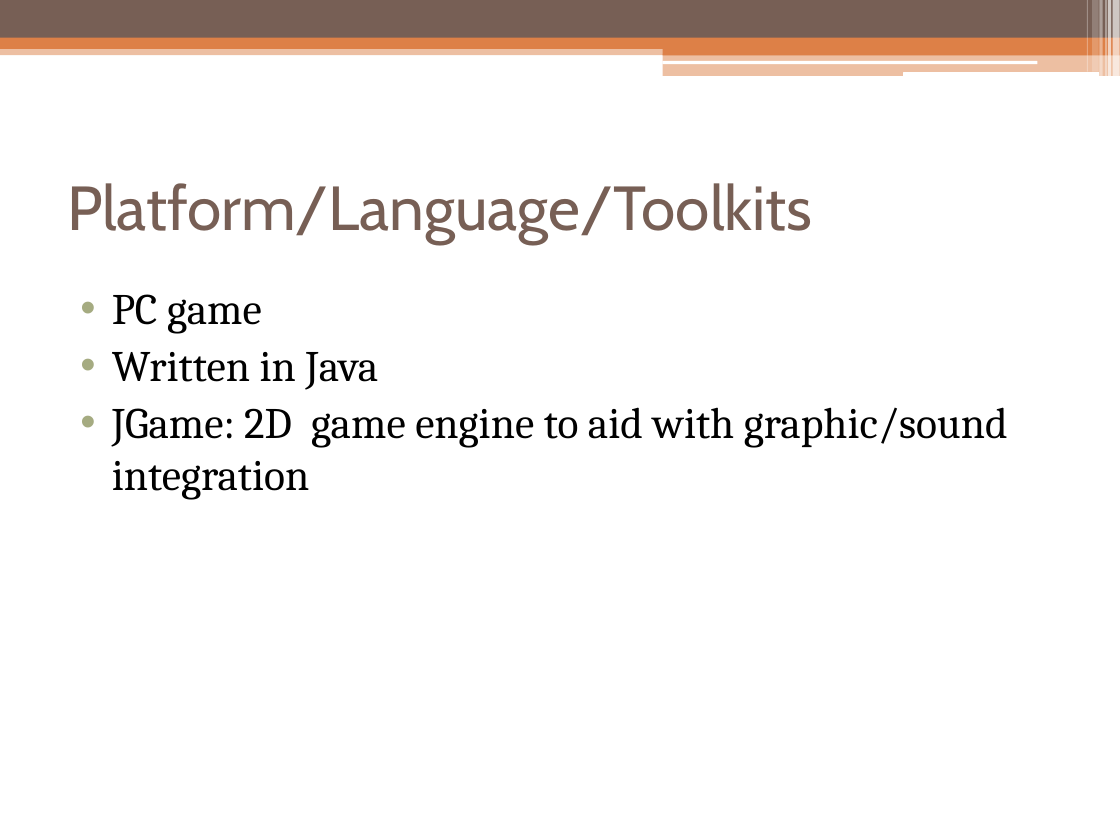
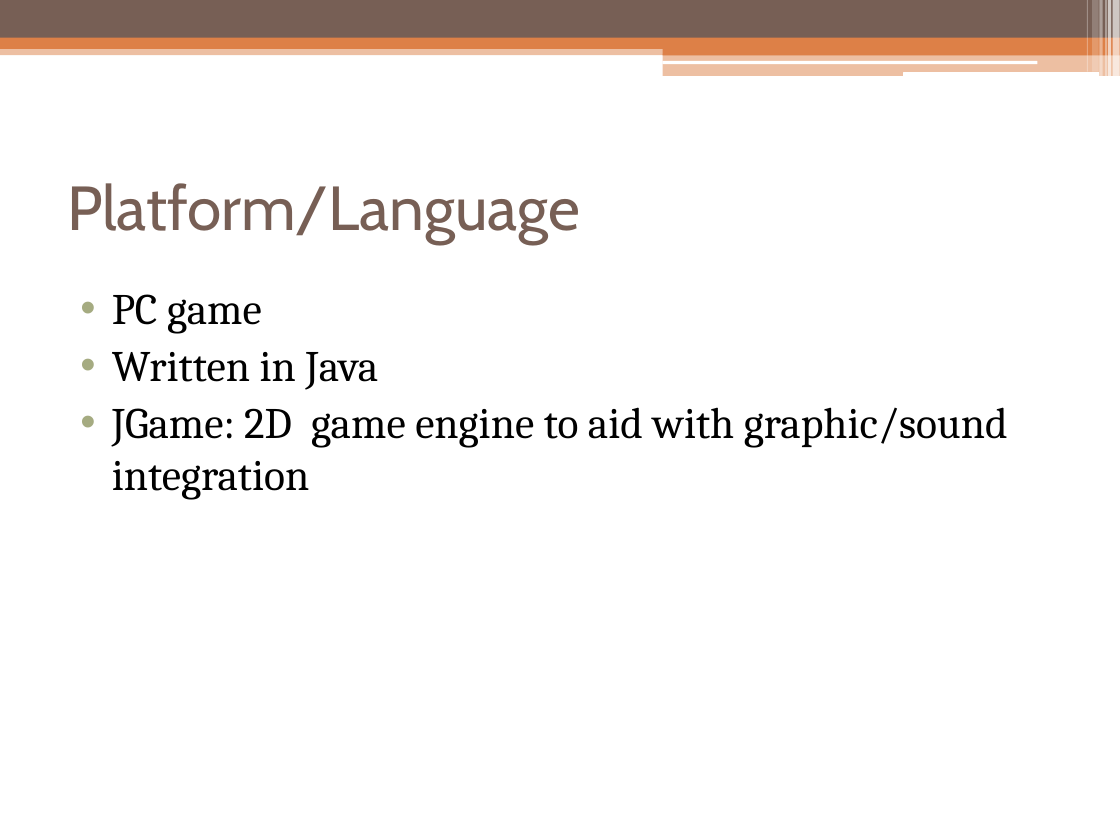
Before and after one commit to csce3513/Team2, a slide deck: slide 3 of GamePresentation1.pptx. Drawn at 1120x840 pixels with LibreOffice and Linux fonts; fonts in the diff are those of the drawing. Boxes give left, top, right and bottom in pixels: in the first picture for what was removed or moved away, otherwise in the second. Text is boxed around its words. In the diff, an @@ line names an element or a change of style, - is before the commit and + after.

Commit message:
Changed some titles on the slides

```diff
--- a/GamePresentation1.pptx
+++ b/GamePresentation1.pptx
@@ title at [67,183,580,244]: text changed @@
-Platform/Language/Toolkits
+Platform/Language
```
Also in this commit, not shown: 2 other slides changed.
